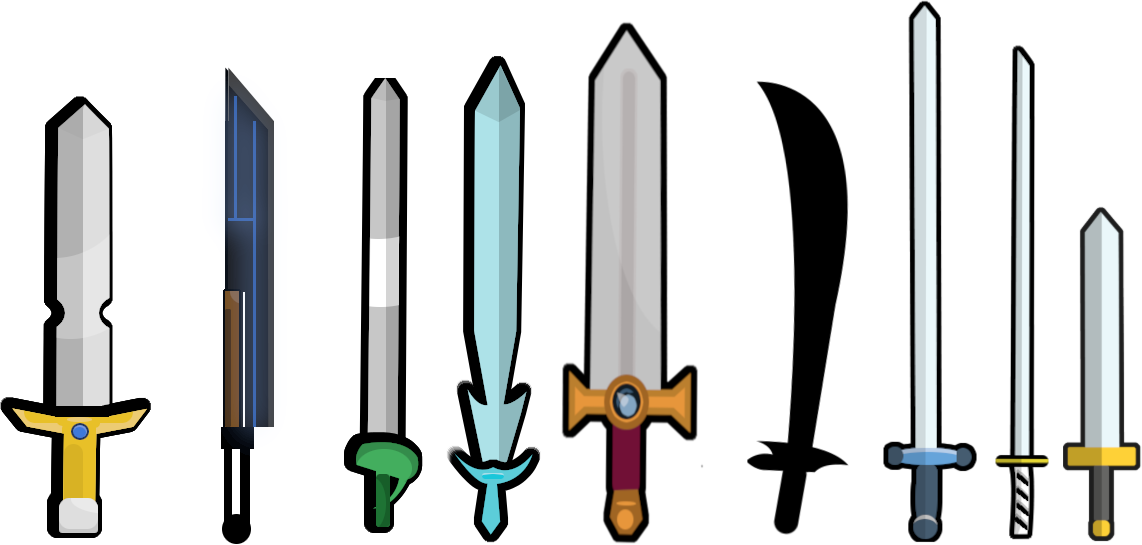
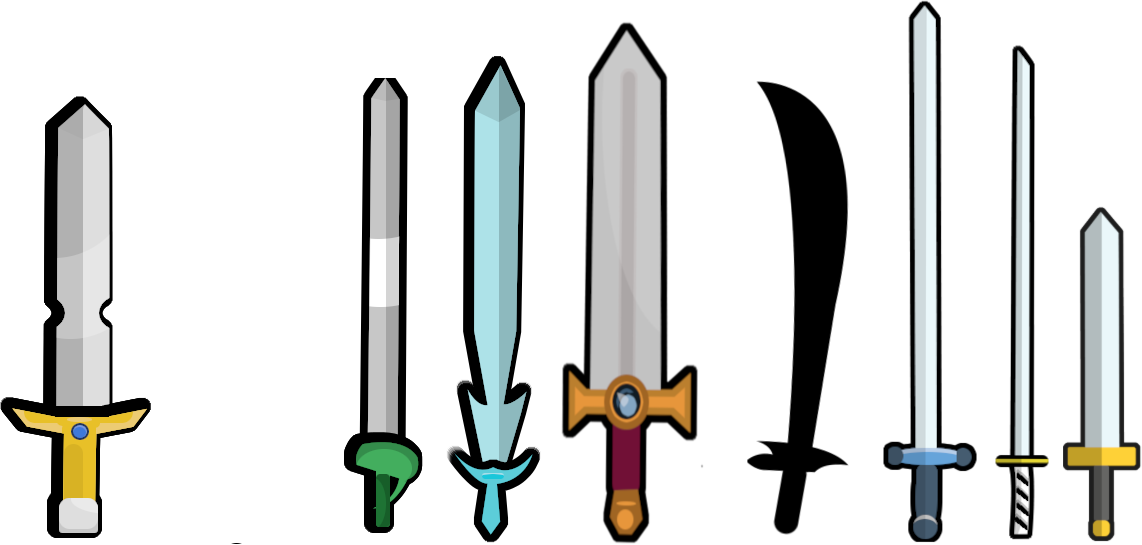
Layered file, before and after one edit (1142 × 545). Changes by layer:
painted on "Escudo copy" over 211, 67, 279, 543
